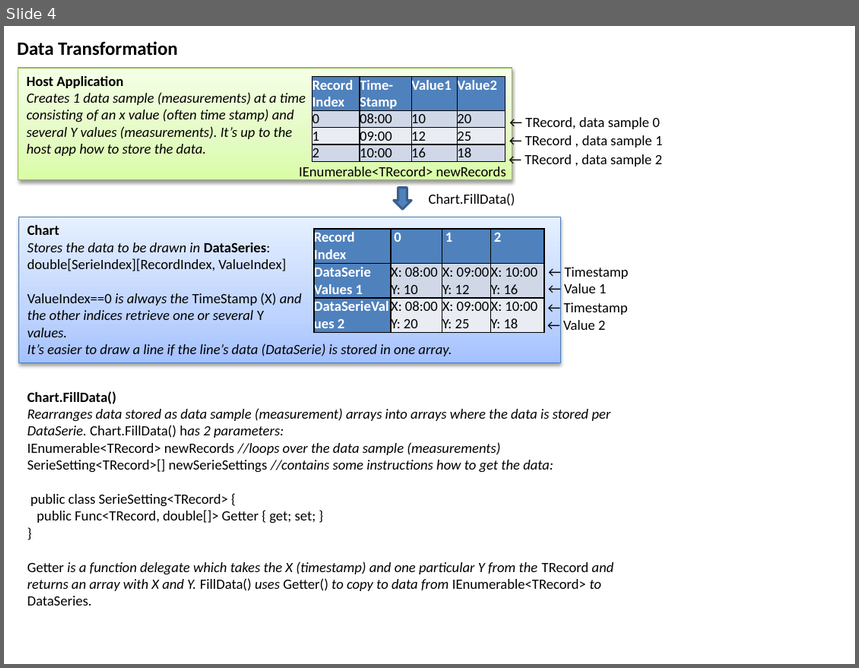
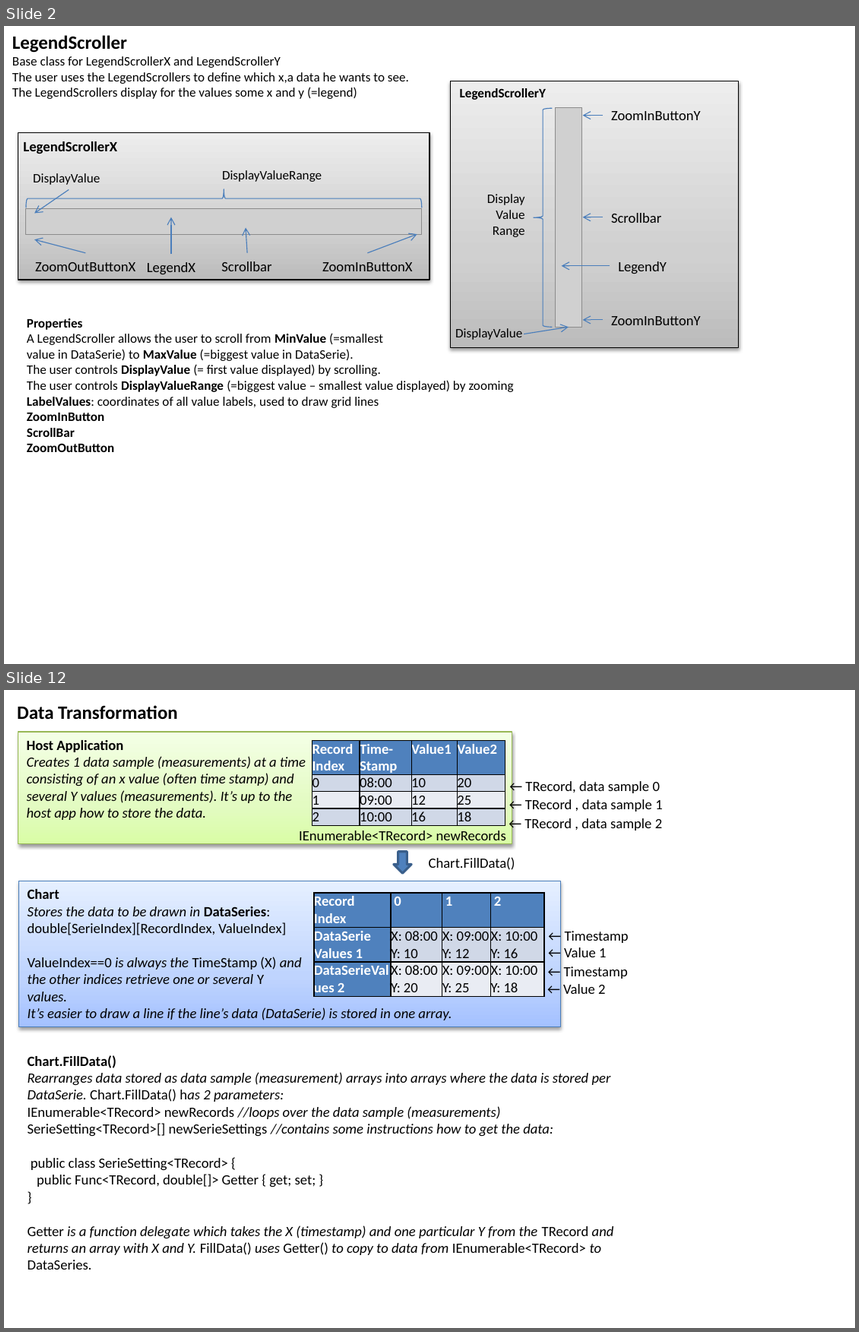
Before and after one commit to PeterHuberSg/XYGraphLib, a slide deck: XYGraphDesign1.pptx. Shown one above the other, each under a label of ours: slide 4 before the commit, slides 2 and 12 after it; the slides between them are not shown. The pictures are 859x668 and 859x1332 pixels, drawn with LibreOffice and Linux fonts; fonts in the diff are those of the drawing; grey boxes stand for pictures. Boxes give left, top, right and bottom in pixels: in the first picture for what was removed or moved away, otherwise in the second. Text is boxed around its words. In the diff, an @@ line names an element or a change of style, - is before the commit and + after.

```diff
--- a/XYGraphDesign1.pptx
+++ b/XYGraphDesign1.pptx
@@ slide 2 added at (4,26,855,664), background #FFFFFF @@
@@ text added at (12,35,409,99), 11 pt, text #000000 @@
+LegendScroller
+Base class for LegendScrollerX and LegendScrollerY
+The user uses the LegendScrollers to define which x,a data he wants to see.
+The LegendScrollers display for the values some x and y (=legend)
@@ rectangle added at (450,81,739,347), fill gradient #BDBDBD to #D1D1D1 to #EEEEEE, outline #000000 0.75 pt @@
@@ text added at (460,88,546,100), 11 pt, text #000000, bold @@
+LegendScrollerY
@@ left brace added at (534,109,552,327), outline #4B7EBC 0.75 pt @@
@@ picture added at (556,108,582,327) @@
@@ arrow added from (603, 116) to (583, 116), #4B7EBC 0.75 pt @@
@@ text added at (611,111,701,120), 12 pt, text #000000 @@
+ZoomInButtonY
@@ rectangle added at (18,132,430,280), fill gradient #BDBDBD to #D1D1D1 to #EEEEEE, outline #000000 0.75 pt @@
@@ text added at (23,142,117,154), 12 pt, text #000000, bold @@
+LegendScrollerX
@@ text added at (33,173,100,185), 11 pt, text #000000 @@
+DisplayValue
@@ text added at (222,170,322,182), 11 pt, text #000000 @@
+DisplayValueRange
@@ left brace added at (26,189,421,208), outline #4B7EBC 0.75 pt @@
@@ arrow added from (69, 189) to (34, 213), #4B7EBC 0.75 pt @@
@@ text added at (487,194,525,237), 11 pt, text #000000 @@
+Display
+Value
+Range
@@ picture added at (26,209,422,234) @@
@@ arrow added from (171, 254) to (171, 218), #4B7EBC 0.75 pt @@
@@ arrow added from (247, 253) to (246, 227), #4B7EBC 0.75 pt @@
@@ arrow added from (603, 218) to (583, 218), #4B7EBC 0.75 pt @@
@@ text added at (611,213,661,223), 12 pt, text #000000 @@
+Scrollbar
@@ arrow added from (86, 253) to (34, 240), #4B7EBC 0.75 pt @@
@@ arrow added from (367, 253) to (417, 234), #4B7EBC 0.75 pt @@
@@ text added at (35,262,135,271), 12 pt, text #000000 @@
+ZoomOutButtonX
@@ text added at (147,262,196,275), 12 pt, text #000000 @@
+LegendX
@@ text added at (221,262,272,271), 12 pt, text #000000 @@
+Scrollbar
@@ text added at (322,262,412,271), 12 pt, text #000000 @@
+ZoomInButtonX
@@ arrow added from (610, 266) to (562, 266), #4B7EBC 0.75 pt @@
@@ text added at (618,262,667,274), 12 pt, text #000000 @@
+LegendY
@@ text added at (27,319,514,452), 11 pt, text #000000 @@
+Properties
+A LegendScroller allows the user to scroll from MinValue (=smallest
+value in DataSerie) to MaxValue (=biggest value in DataSerie).
+The user controls DisplayValue (= first value displayed) by scrolling.
+The user controls DisplayValueRange (=biggest value – smallest value displayed) by zooming
+LabelValues: coordinates of all value labels, used to draw grid lines
+ZoomInButton
+ScrollBar
+ZoomOutButton
@@ arrow added from (603, 319) to (583, 319), #4B7EBC 0.75 pt @@
@@ text added at (611,316,701,325), 12 pt, text #000000 @@
+ZoomInButtonY
@@ text added at (455,328,522,340), 11 pt, text #000000 @@
+DisplayValue
@@ arrow added from (524, 334) to (569, 327), #4B7EBC 0.75 pt @@
@@ what was slide 4 is now slide 12 @@
```
Also in this commit, not shown: 4 slides changed, 6 other slides added, 9 other files.
